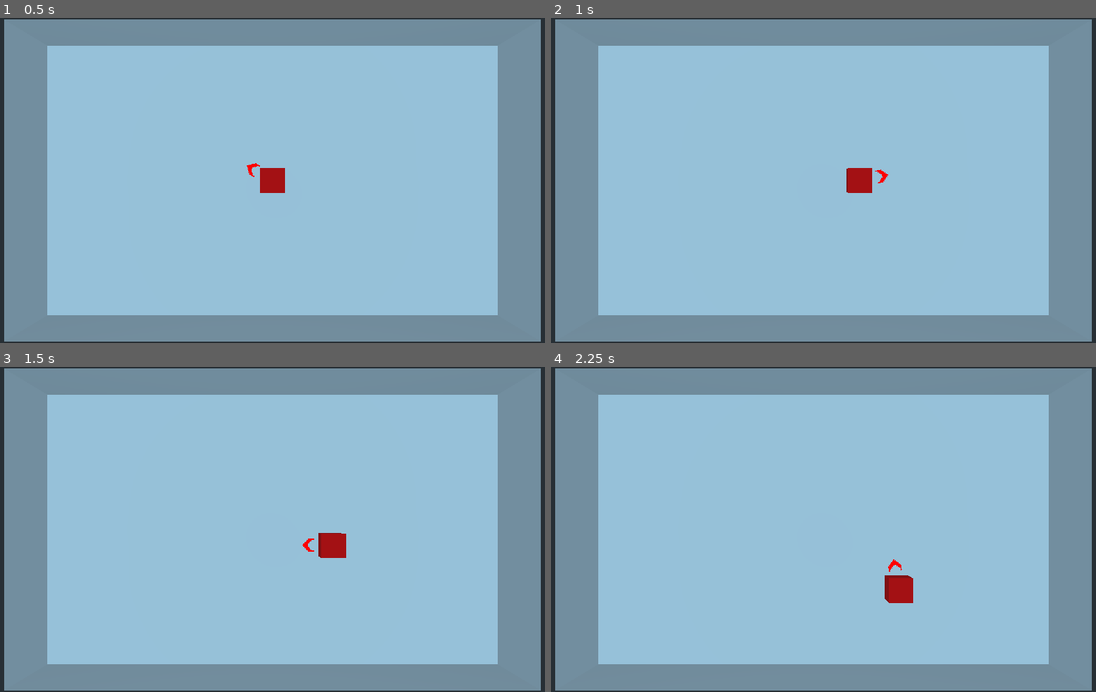
Above: before the commit, frames 1-4 (two rows, left to right).
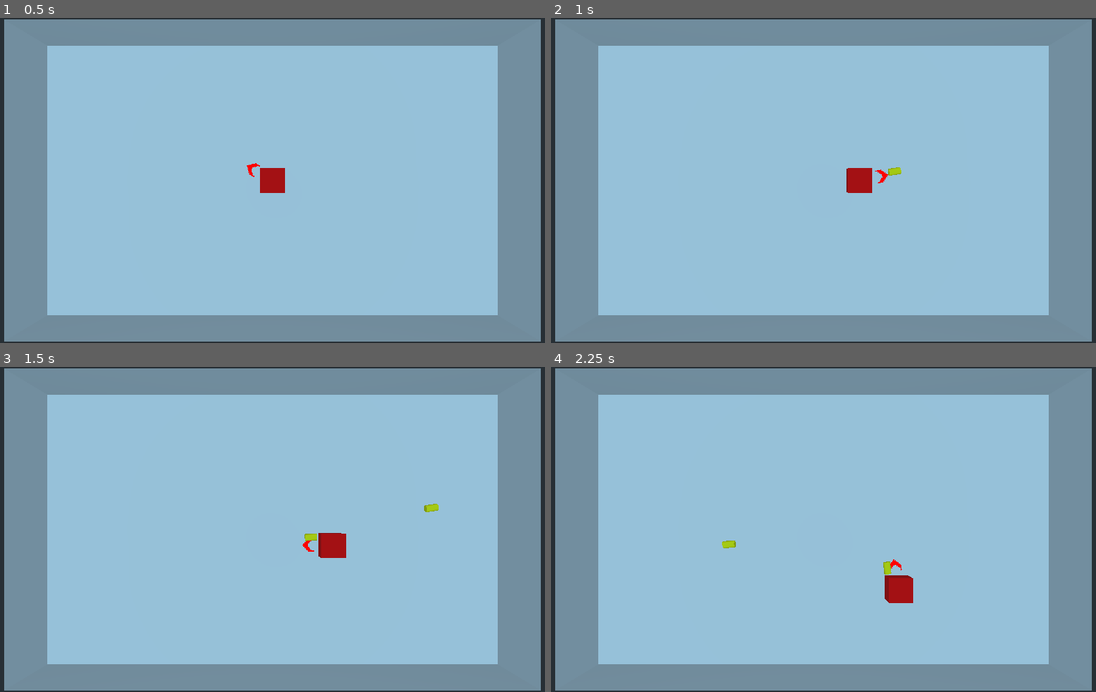
Above: after the commit, the same moments.

Repository: TheMistersJam/BulletHex
Game: Godot game, scene res://main.tscn
The game is run twice, just before and just after one commit, with the same random seed, the same clock (stepped at 60 frames per second) and the same inputs.
Inputs (mouse positions are in pixels of both pictures, inside the frame that each line leads up to):
- Up to frame 1 (0.5 s): no input
- Up to frame 2 (1 s): tap Enter at 0.5 s; move the mouse to (943, 164) at 0.52 s; hold Right (ui_right) from 0.53 s (still down); click (943, 164) at 0.6 s
- Up to frame 3 (1.5 s): move the mouse to (163, 545) at 1.27 s; release Right (ui_right) at 1.28 s; hold Down (ui_down) from 1.28 s (still down); click (163, 545) at 1.35 s
- Up to frame 4 (2.25 s): move the mouse to (878, 458) at 2.02 s; release Down (ui_down) at 2.03 s; hold Right (ui_right) from 2.03 s (still down); click (878, 458) at 2.1 s

Frame 1 is identical in both runs. In frame 2, less than 0.1% of the frame differs, in the area x 61-65%, y 45-49%; in frame 3, 0.1%, in the area x 55-81%, y 42-54%; in frame 4, 0.1%.

Commit message:
Added bullets

Diff:
--- /dev/null
+++ b/Bullet.gd
@@ -0,0 +1,21 @@
+extends KinematicBody
+
+
+const SPEED = 15
+
+# Called when the node enters the scene tree for the first time.
+func _ready():
+	pass # Replace with function body.
+
+
+# Called every frame. 'delta' is the elapsed time since the previous frame.
+#func _process(delta):
+#	pass
+
+func _physics_process(delta):
+	var moveVec = Vector3(sin(rotation.y + PI), 0, cos(rotation.y + PI))
+	moveVec = moveVec.normalized() * SPEED * delta
+	var col = move_and_collide(moveVec)
+	if col:
+		if not col.collider.has_method("is_player"):
+			queue_free()
--- /dev/null
+++ b/Bullet.tscn
@@ -0,0 +1,22 @@
+[gd_scene load_steps=4 format=2]
+
+[ext_resource path="res://Bullet.gd" type="Script" id=1]
+
+[sub_resource type="SpatialMaterial" id=1]
+albedo_color = Color( 1, 0.960784, 0, 1 )
+
+[sub_resource type="CapsuleShape" id=2]
+radius = 0.3
+
+[node name="Bullet" type="KinematicBody"]
+collision_layer = 3
+collision_mask = 3
+script = ExtResource( 1 )
+
+[node name="CSGCylinder" type="CSGCylinder" parent="."]
+transform = Transform( 1, 0, 0, 0, -4.37114e-08, -1, 0, 1, -4.37114e-08, 0, 0, 0 )
+radius = 0.3
+material = SubResource( 1 )
+
+[node name="CollisionShape" type="CollisionShape" parent="."]
+shape = SubResource( 2 )
--- a/Player.gd
+++ b/Player.gd
@@ -8,6 +8,7 @@
 var speed = 400
 var motion = Vector3()
 onready var cam = get_node("/root/World/Camera")
+onready var bulletScene = preload("res://Bullet.tscn")
 
 # Called when the node enters the scene tree for the first time.
 func _ready():
@@ -24,10 +25,16 @@
 	var lookat_pos = cam.project_ray_origin(mouse_pos)
 	lookat_pos += cam.project_ray_normal(mouse_pos) * (cam.global_transform.origin.y - global_transform.origin.y )
 	#lookat_pos = get_world().direct_space_state.intersect_ray
-	$an.look_at(Vector3(lookat_pos.x, global_transform.origin.y, lookat_pos.z), Vector3.UP)
+	var aim_look = Vector3(lookat_pos.x, global_transform.origin.y, lookat_pos.z)
+	$an.look_at(aim_look, Vector3.UP)
 	var camrot = $an.rotation_degrees.x
 	#$an.rotation.x -= PI/4
 	#$an.look_at(lookat_pos, Vector3.UP)
+	if Input.is_action_just_pressed("shoot"):
+		var poolya = bulletScene.instance()
+		poolya.global_transform = $an.global_transform
+		add_collision_exception_with(poolya)
+		get_tree().get_root().add_child(poolya)
 
 func _physics_process(delta):
 	var old_y = motion.y
@@ -37,3 +44,7 @@
 	motion = motion.normalized() * delta * speed
 	motion.y = old_y - fall_acceleration * delta
 	motion = move_and_slide(motion, Vector3.UP)
+
+
+func is_player():
+	return true
--- a/project.godot
+++ b/project.godot
@@ -44,6 +44,11 @@
 , Object(InputEventKey,"resource_local_to_scene":false,"resource_name":"","device":0,"alt":false,"shift":false,"control":false,"meta":false,"command":false,"pressed":false,"scancode":83,"physical_scancode":0,"unicode":0,"echo":false,"script":null)
  ]
 }
+shoot={
+"deadzone": 0.5,
+"events": [ Object(InputEventMouseButton,"resource_local_to_scene":false,"resource_name":"","device":0,"alt":false,"shift":false,"control":false,"meta":false,"command":false,"button_mask":0,"position":Vector2( 0, 0 ),"global_position":Vector2( 0, 0 ),"factor":1.0,"button_index":1,"pressed":false,"doubleclick":false,"script":null)
+ ]
+}
 
 [physics]
 
